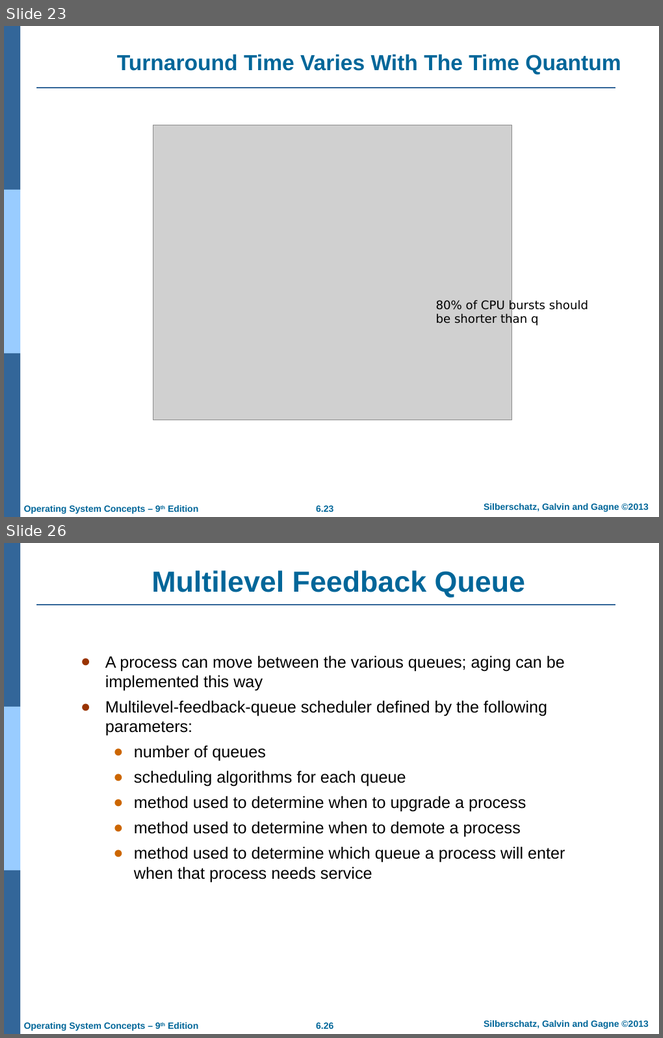
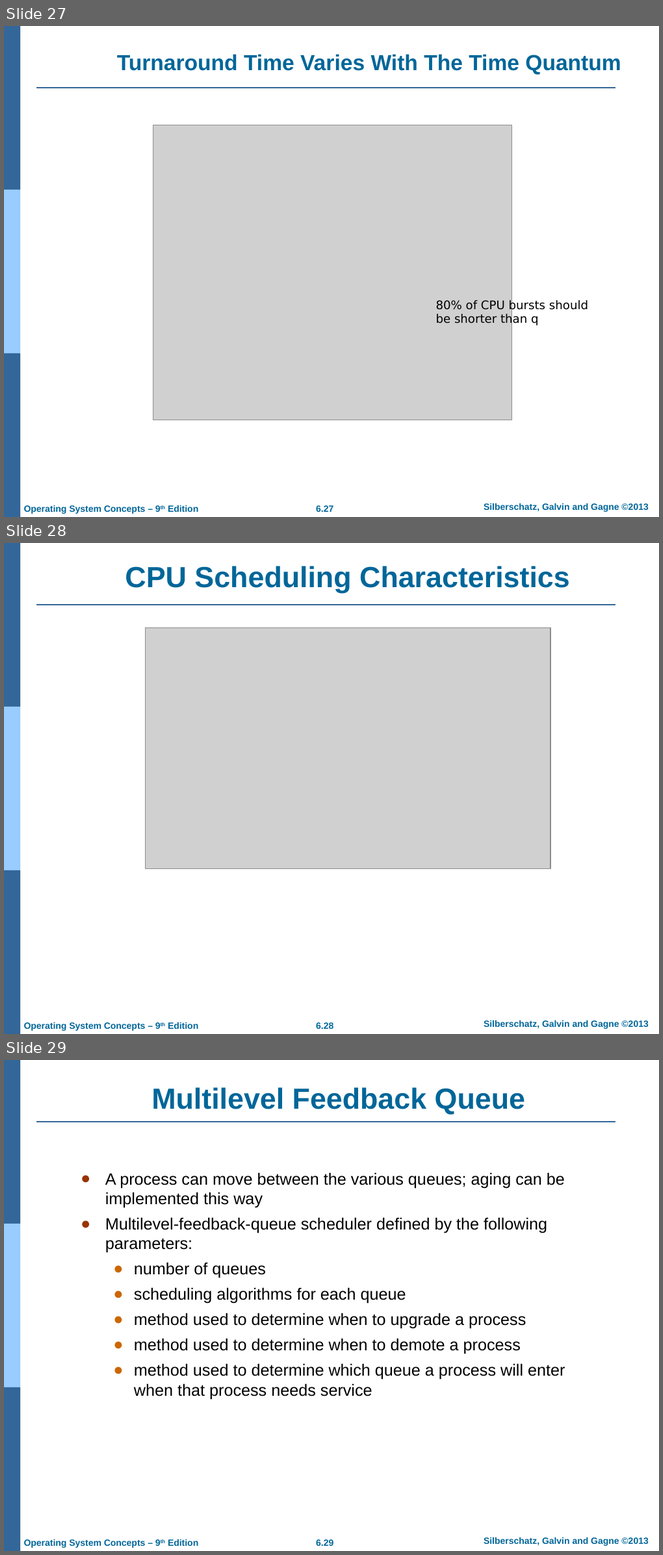
Before and after one commit to Rafi-afridi/OS, a slide deck: Lectures/CPU Scheduling.ppt.pptx. Shown one above the other, each under a label of ours: slides 23 and 26 before the commit, slides 27, 28 and 29 after it; the slides between them are not shown. The pictures are 663x1038 and 663x1555 pixels, drawn with LibreOffice and Linux fonts; fonts in the diff are those of the drawing; grey boxes stand for pictures; background and template pictures are left out. Boxes give left, top, right and bottom in pixels: in the first picture for what was removed or moved away, otherwise in the second. Text is boxed around its words. In the diff, an @@ line names an element or a change of style, - is before the commit and + after.

```diff
--- a/Lectures/CPU Scheduling.ppt.pptx
+++ b/Lectures/CPU Scheduling.ppt.pptx
@@ slide 28 added at <box>4,543,659,1034</box>, background #FFFFFF; not listed: 7 template elements that a slide beside it also shows @@
@@ title added at <box>125,566,570,593</box>, 32 pt, text #006699, bold @@
+CPU Scheduling Characteristics
@@ picture added at <box>146,627,551,869</box> @@
@@ what was slide 23 is now slide 27 @@
@@ page number at <box>316,506,334,512</box>: text changed @@
-6.23
+6.27
@@ what was slide 26 is now slide 29 @@
```
Also in this commit, not shown: 5 slides changed, 8 other slides added, 5 slides removed, 10 other files.
